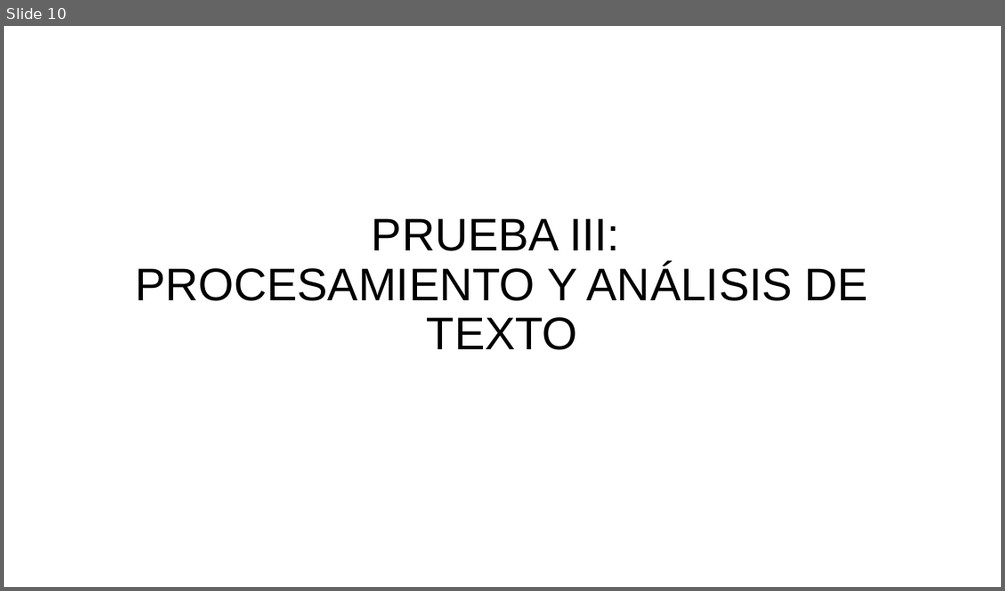
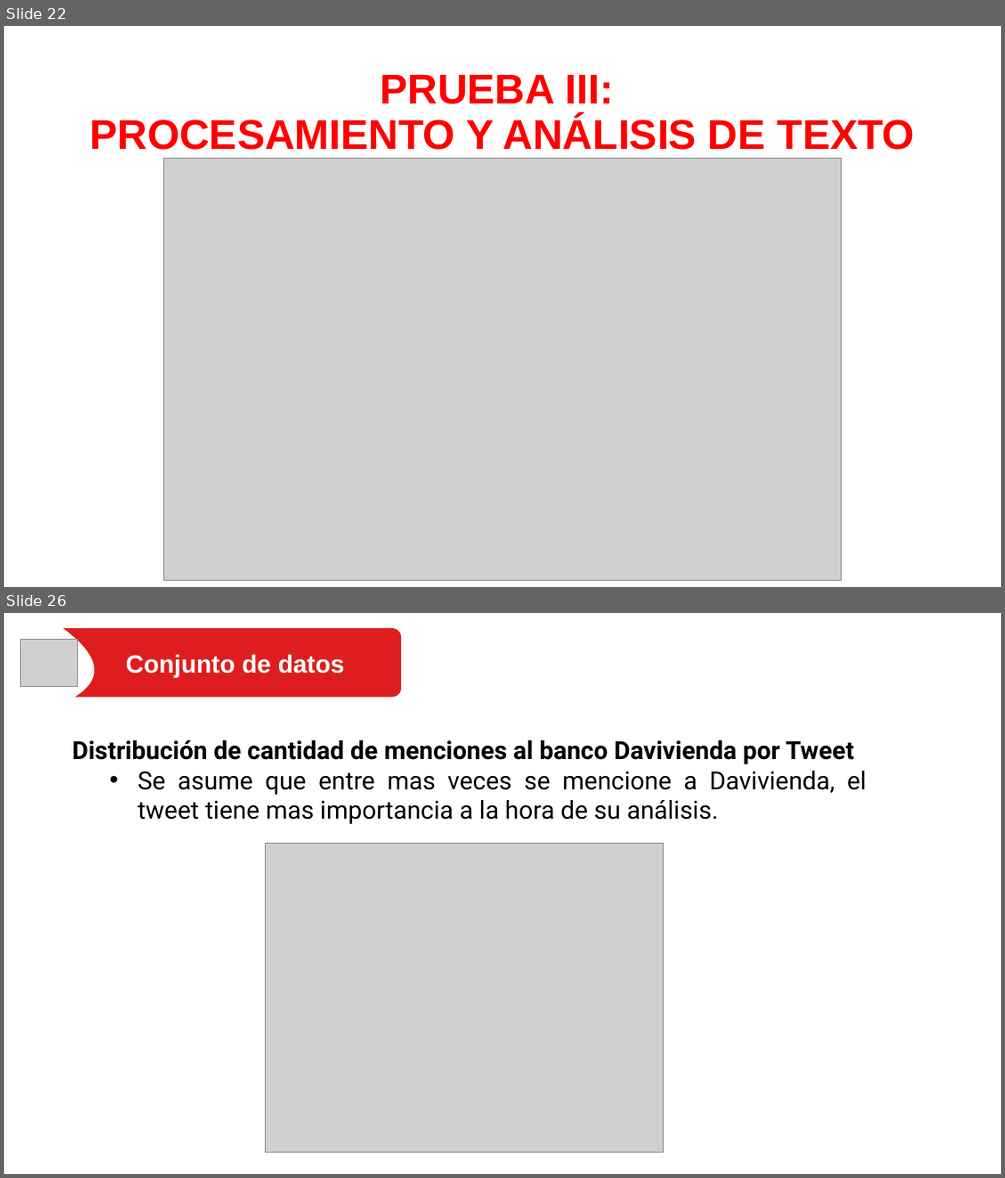
Before and after one commit to dfbaron/PruebaTecnicaDavivienda-DanielBaron, a slide deck: Prueba Científico de Datos.pptx. Shown one above the other, each under a label of ours: slide 10 before the commit, slides 22 and 26 after it; the slides between them are not shown. The pictures are 1005x591 and 1005x1178 pixels, drawn with LibreOffice and Linux fonts; fonts in the diff are those of the drawing; grey boxes stand for pictures. Boxes give left, top, right and bottom in pixels: in the first picture for what was removed or moved away, otherwise in the second. Text is boxed around its words. In the diff, an @@ line names an element or a change of style, - is before the commit and + after.

```diff
--- a/Prueba Científico de Datos.pptx
+++ b/Prueba Científico de Datos.pptx
@@ slide 26 added at (4,613,1001,1174), background #FFFFFF @@
@@ freeform shape added at (4,613,105,717), fill #FFFFFF @@
@@ picture added at (20,639,77,687) @@
@@ rounded rectangle added at (27,628,401,697), fill #DE1E1E @@
@@ text added at (126,654,345,677), 24 pt, text #FFFFFF, bold @@
+Conjunto de datos
@@ text added at (73,740,866,824), 24 pt, text #000000 @@
+Distribución de cantidad de menciones al banco Davivienda por Tweet
+  • Se asume que entre mas veces se mencione a Davivienda, el tweet tiene mas importancia a la hora de su análisis.
@@ picture added at (265,844,663,1152) @@
@@ what was slide 10 is now slide 22 @@
@@ slide 22 changed as well @@
@@ title "PRUEBA III: PROCESAMIENTO Y ANÁLISIS ...": place and size @@
-title "PRUEBA III: PROCESAMIENTO Y ANÁLISIS ..." at (135,218,868,350)
+title "PRUEBA III: PROCESAMIENTO Y ANÁLISIS ..." at (89,75,915,150)
@@ title "PRUEBA III: PROCESAMIENTO Y ANÁLISIS ..." at (89,75,915,150): size 44 to 40 pt, text colour #000000 to #FF0000, bold on @@
@@ picture added at (164,159,841,580) @@
```
Also in this commit, not shown: 10 other slides changed, 18 other slides added, 7 other files.
